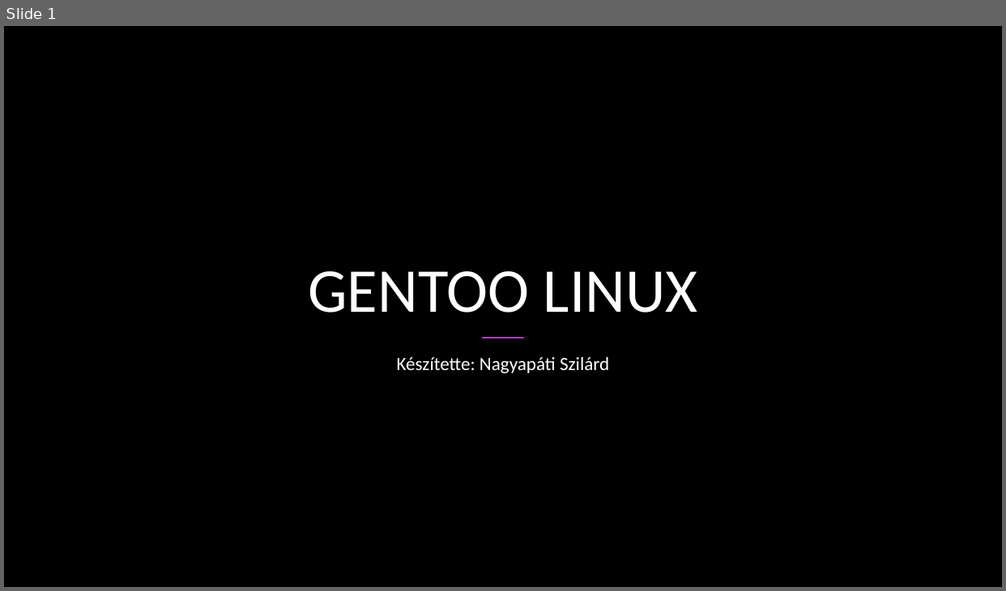
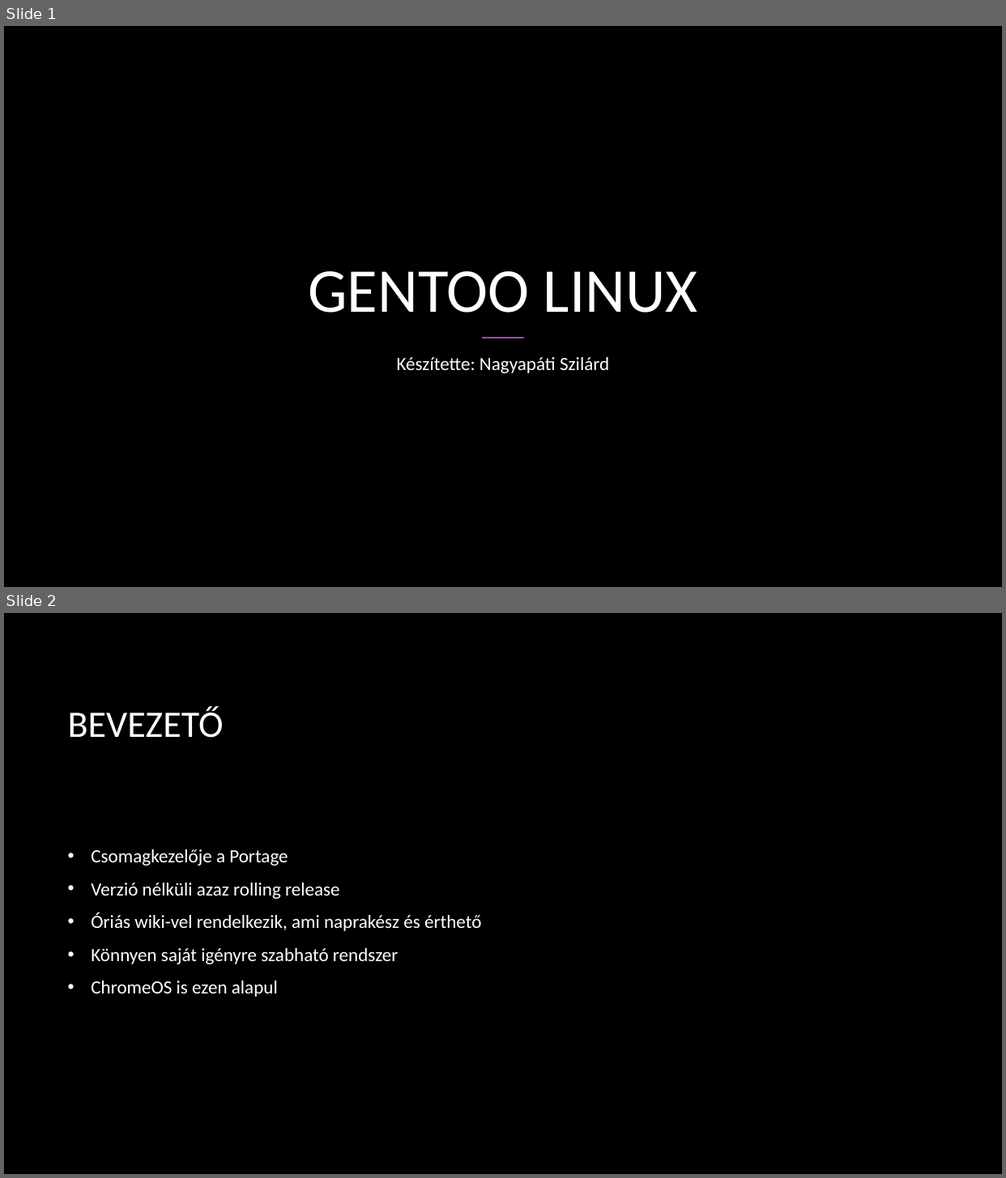
Before and after one commit to n-szilard/ikt-ppt, a slide deck: Gentoo_linux.pptx. Shown one above the other, each under a label of ours: slide 1 before the commit, slides 1 and 2 after it. The pictures are 1006x591 and 1006x1178 pixels, drawn with LibreOffice and Linux fonts; fonts in the diff are those of the drawing; background and template pictures are left out. Boxes give left, top, right and bottom in pixels: in the first picture for what was removed or moved away, otherwise in the second. Text is boxed around its words. In the diff, an @@ line names an element or a change of style, - is before the commit and + after.

```diff
--- a/Gentoo_linux.pptx
+++ b/Gentoo_linux.pptx
@@ slide 2 added at <box>4,613,1002,1174</box>, background picture (left out) @@
@@ title added at <box>68,706,224,738</box>, 36 pt, text #FFFFFF @@
+BEVEZETŐ
@@ text added at <box>91,850,481,997</box>, 18 pt, text #FFFFFF @@
+• Csomagkezelője a Portage
+• Verzió nélküli azaz rolling release
+• Óriás wiki-vel rendelkezik, ami naprakész és érthető
+• Könnyen saját igényre szabható rendszer
+• ChromeOS is ezen alapul
```
Also in this commit, not shown: 1 slide changed, 2 other slides added, 4 slides removed.
